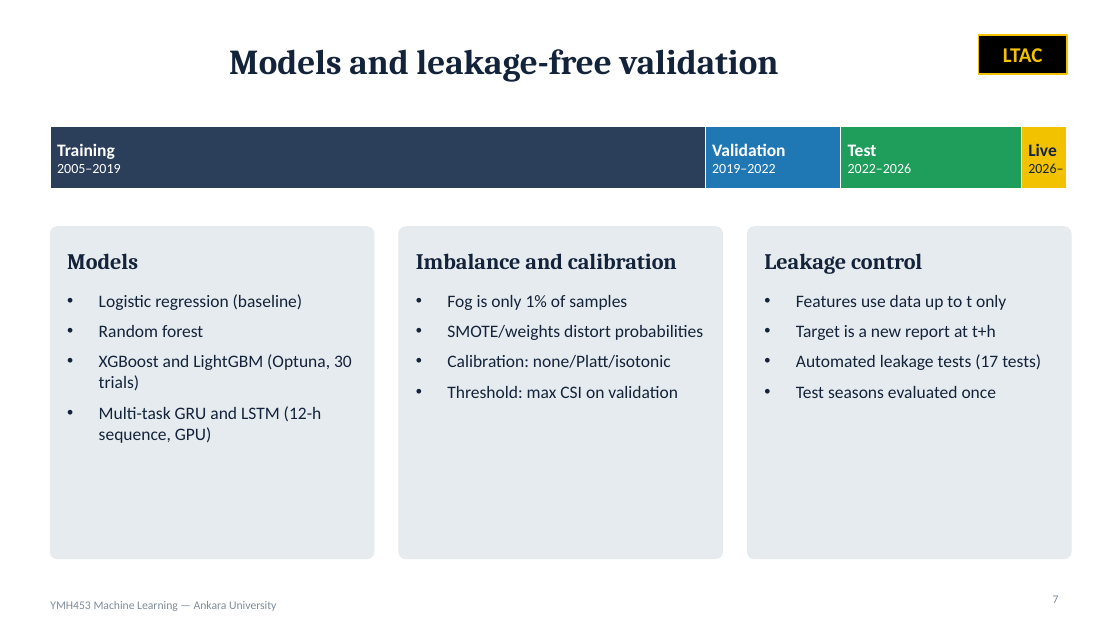
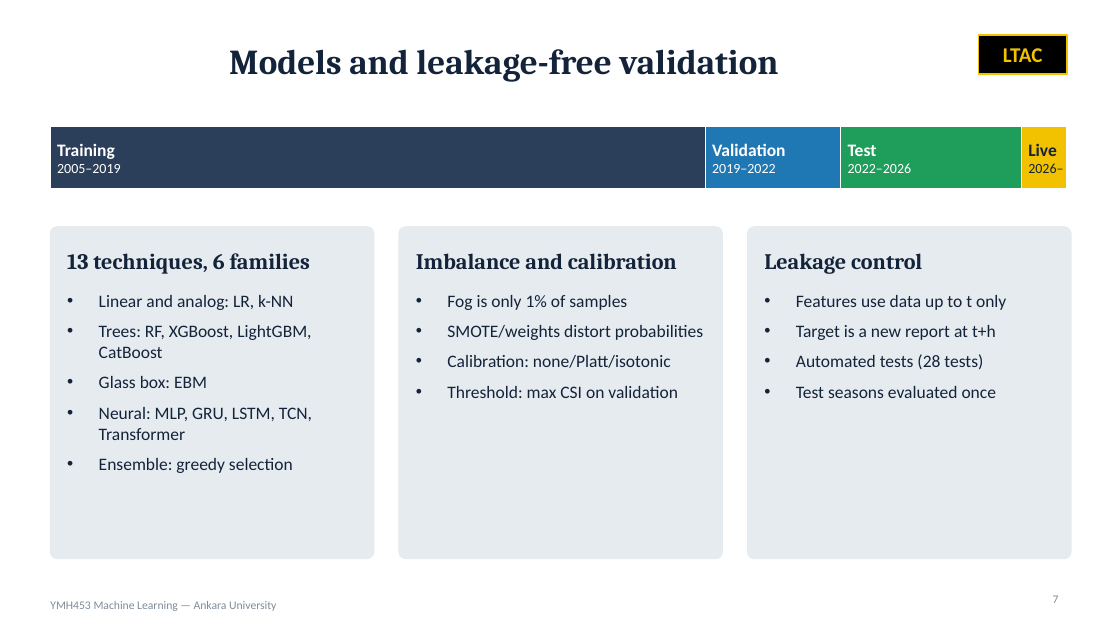
Before and after one commit to AtaSakik/esenboga-fog-nowcasting, a slide deck: slide 7 of presentation/Esenboga_Presentation_EN.pptx. Drawn at 1120x630 pixels with LibreOffice and Linux fonts; fonts in the diff are those of the drawing. Boxes give left, top, right and bottom in pixels: in the first picture for what was removed or moved away, otherwise in the second. Text is boxed around its words. In the diff, an @@ line names an element or a change of style, - is before the commit and + after.

Commit message:
Update the presentations with the benchmark of thirteen techniques
Add a benchmark slide, list the thirteen techniques, refresh the results, TREND,
onset, ILS and conclusion slides, and state that the analog forecast is the one
technique not significantly better than persistence at 1 h (papers and README too).

```diff
--- a/presentation/Esenboga_Presentation_EN.pptx
+++ b/presentation/Esenboga_Presentation_EN.pptx
@@ text at [67,253,310,274]: text changed @@
-Models
+13 techniques, 6 families
@@ text at [99,295,312,473]: text changed @@
-• Logistic regression (baseline)
-• Random forest
-• XGBoost and LightGBM (Optuna, 30 trials)
-• Multi-task GRU and LSTM (12-h sequence, GPU)
+• Linear and analog: LR, k-NN
+• Trees: RF, XGBoost, LightGBM, CatBoost
+• Glass box: EBM
+• Neural: MLP, GRU, LSTM, TCN, Transformer
+• Ensemble: greedy selection
@@ text at [796,354,983,370]: text changed @@
-• Automated leakage tests (17 tests)
+• Automated tests (28 tests)
```
Also in this commit, not shown: 6 other slides changed, 1 slide added, 9 other files.
